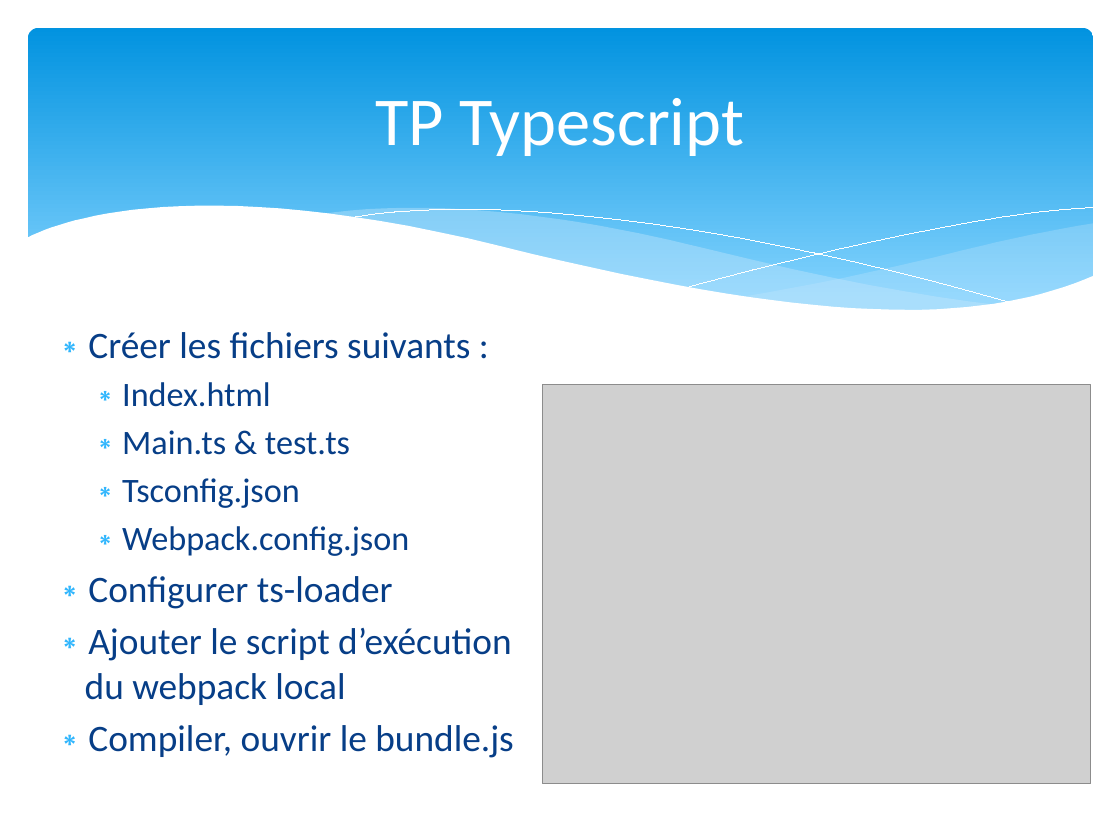
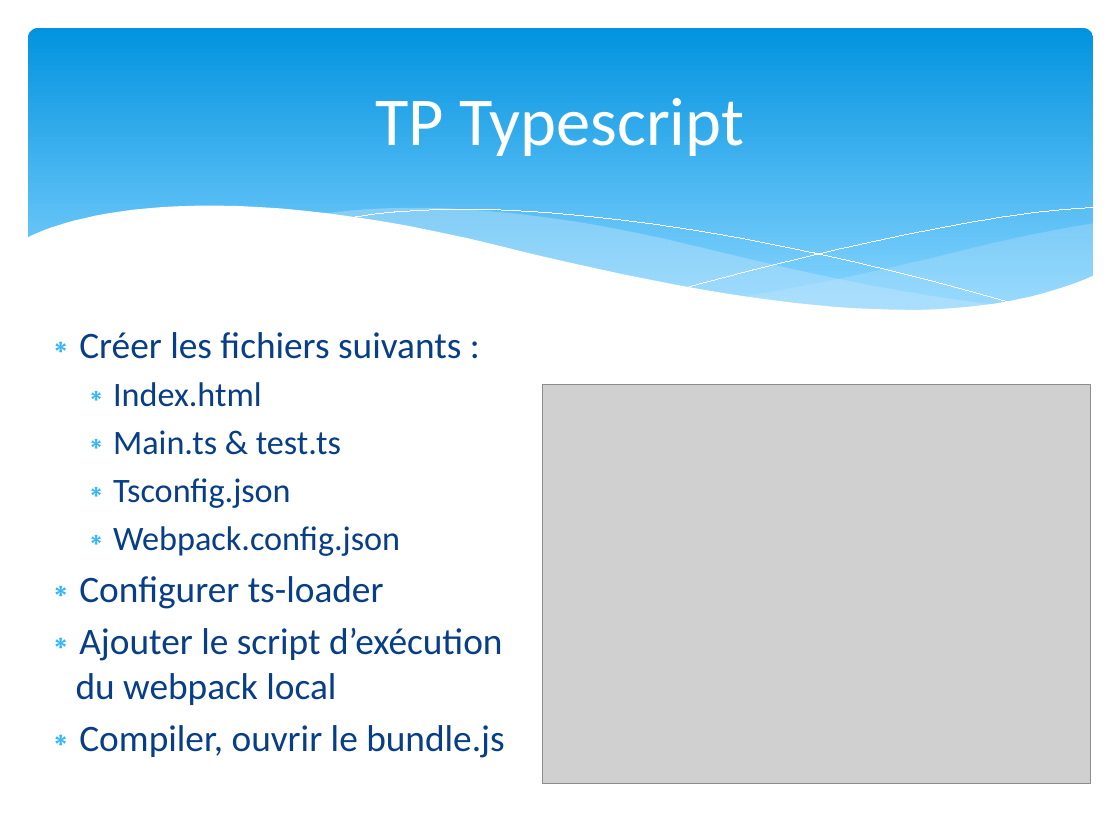
Before and after one commit to dalabord/ng-formation, a slide deck: slide 6 of formation_Angular.pptx. Drawn at 1120x840 pixels with LibreOffice and Linux fonts; fonts in the diff are those of the drawing; grey boxes stand for pictures. Boxes give left, top, right and bottom in pixels: in the first picture for what was removed or moved away, otherwise in the second. Text is boxed around its words. In the diff, an @@ line names an element or a change of style, - is before the commit and + after.

```diff
--- a/formation_Angular.pptx
+++ b/formation_Angular.pptx
@@ text "Créer les fichiers suivants :": place and size @@
-text "Créer les fichiers suivants :" at box(85, 332, 513, 758)
+text "Créer les fichiers suivants :" at box(76, 332, 504, 758)
```
Also in this commit, not shown: 4 other slides changed, 1 slide added, 1 slide removed, 48 other files.
